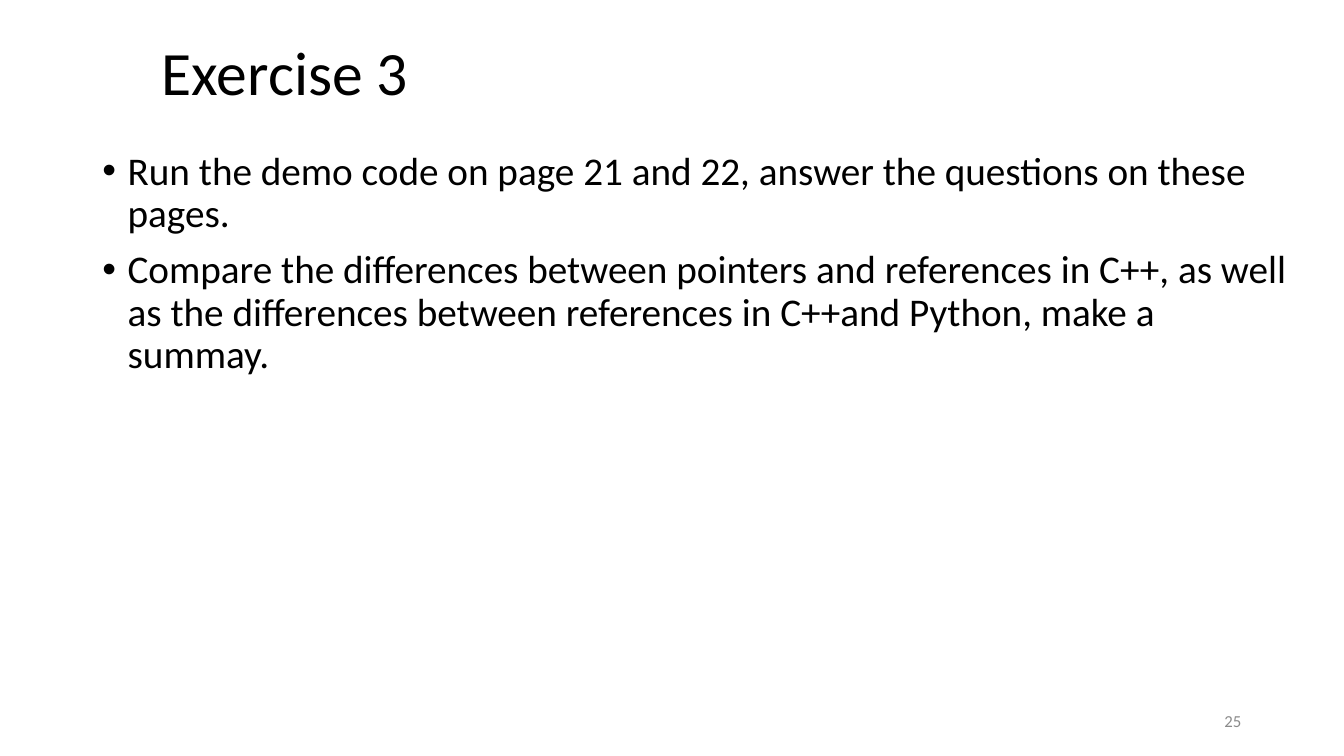
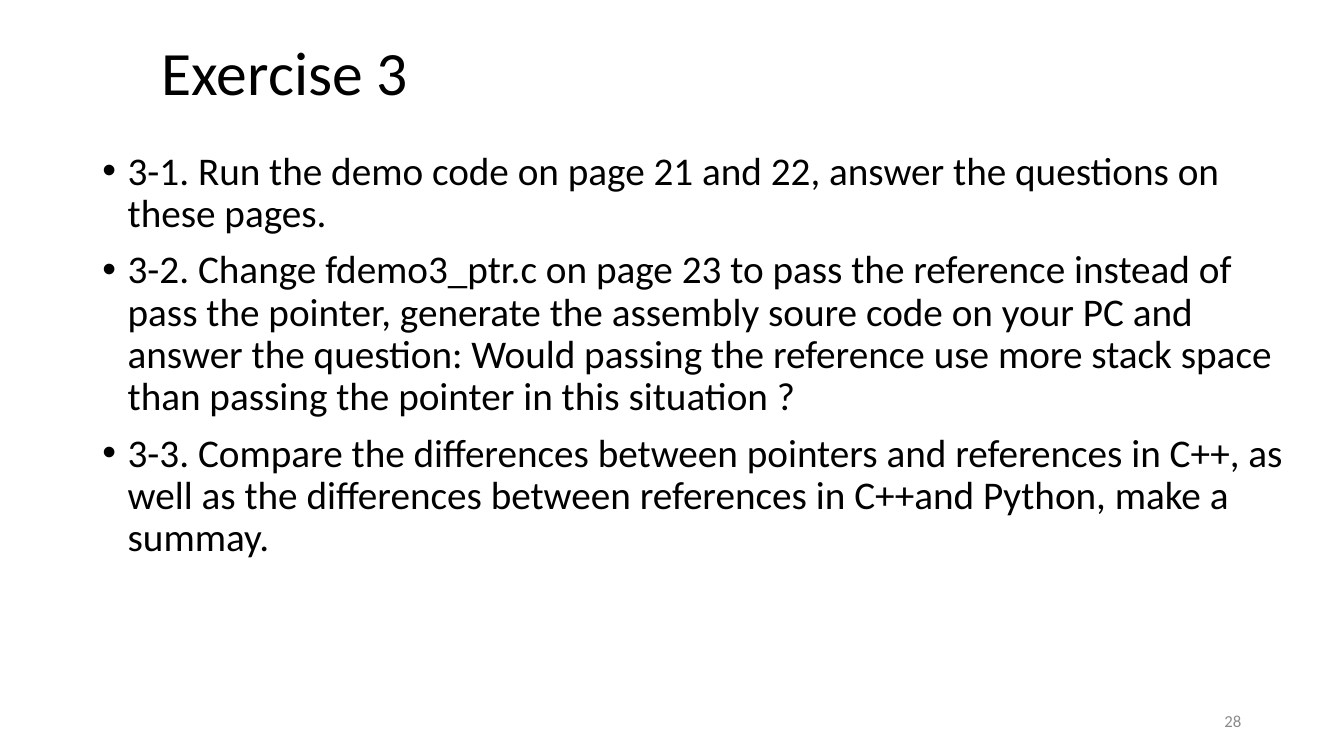
Before and after one commit to ShiqiYu/CPP, a slide deck: slide 28 of week06/Lab06.pptx (slide 25 before the commit). Drawn at 1344x756 pixels with LibreOffice and Linux fonts; fonts in the diff are those of the drawing; background and template pictures are left out. Boxes give left, top, right and bottom in pixels: in the first picture for what was removed or moved away, otherwise in the second. Text is boxed around its words. In the diff, an @@ line names an element or a change of style, - is before the commit and + after.

```diff
--- a/week06/Lab06.pptx
+++ b/week06/Lab06.pptx
@@ text at bbox=[128, 157, 1282, 558]: text changed @@
-• Run the demo code on page 21 and 22, answer the questions on these pages.
-• Compare the differences between pointers and references in C++, as well as the differences between references in C++and Python, make a summay.
+• 3-1. Run the demo code on page 21 and 22, answer the questions on these pages.
+• 3-2. Change fdemo3_ptr.c on page 23 to pass the reference instead of pass the pointer, generate the assembly soure code on your PC and answer the question: Would passing the reference use more stack space than passing the pointer in this situation ?
+• 3-3. Compare the differences between pointers and references in C++, as well as the differences between references in C++and Python, make a summay.
@@ page number at bbox=[1224, 715, 1241, 727]: text changed @@
-25
+28
```
Also in this commit, not shown: 1 other slide changed, 3 slides added, 1 other file.
